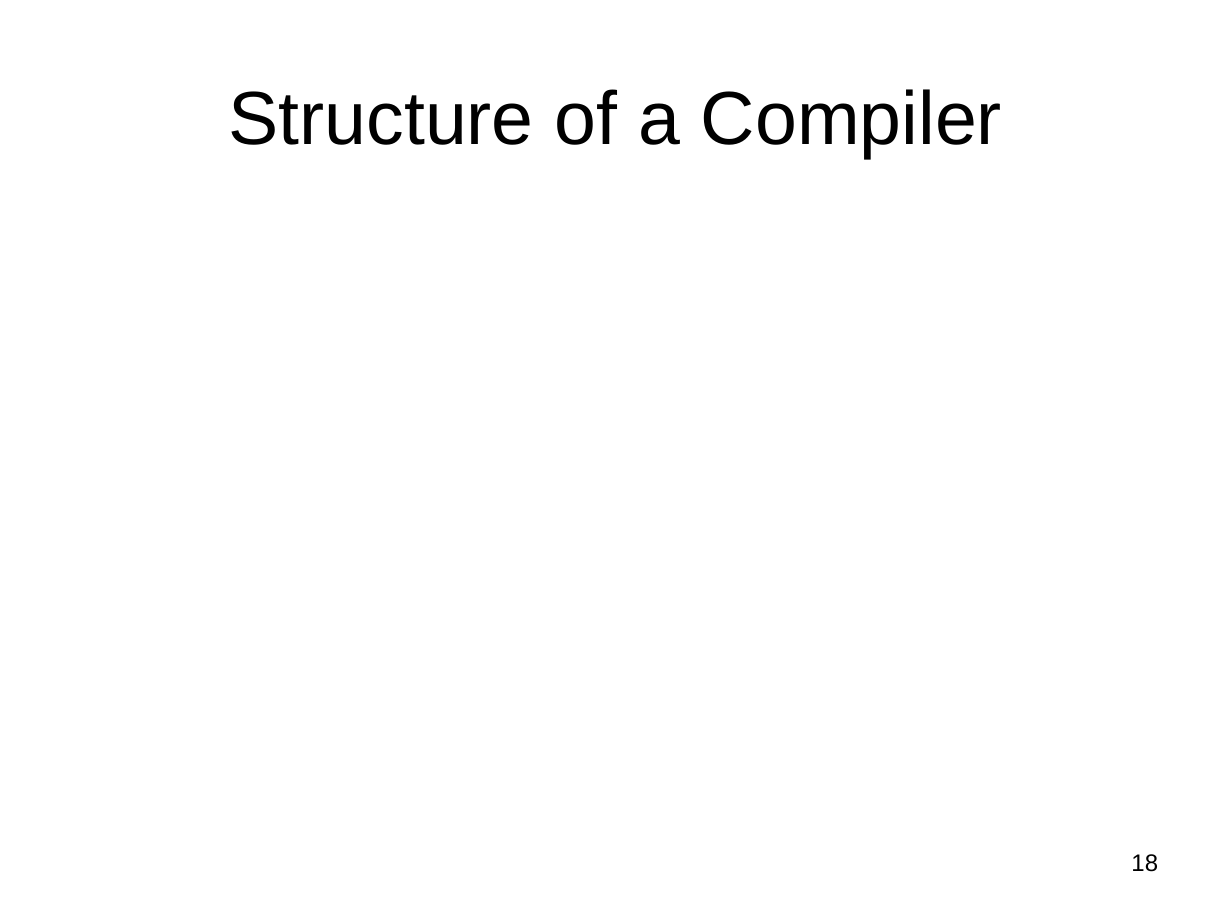
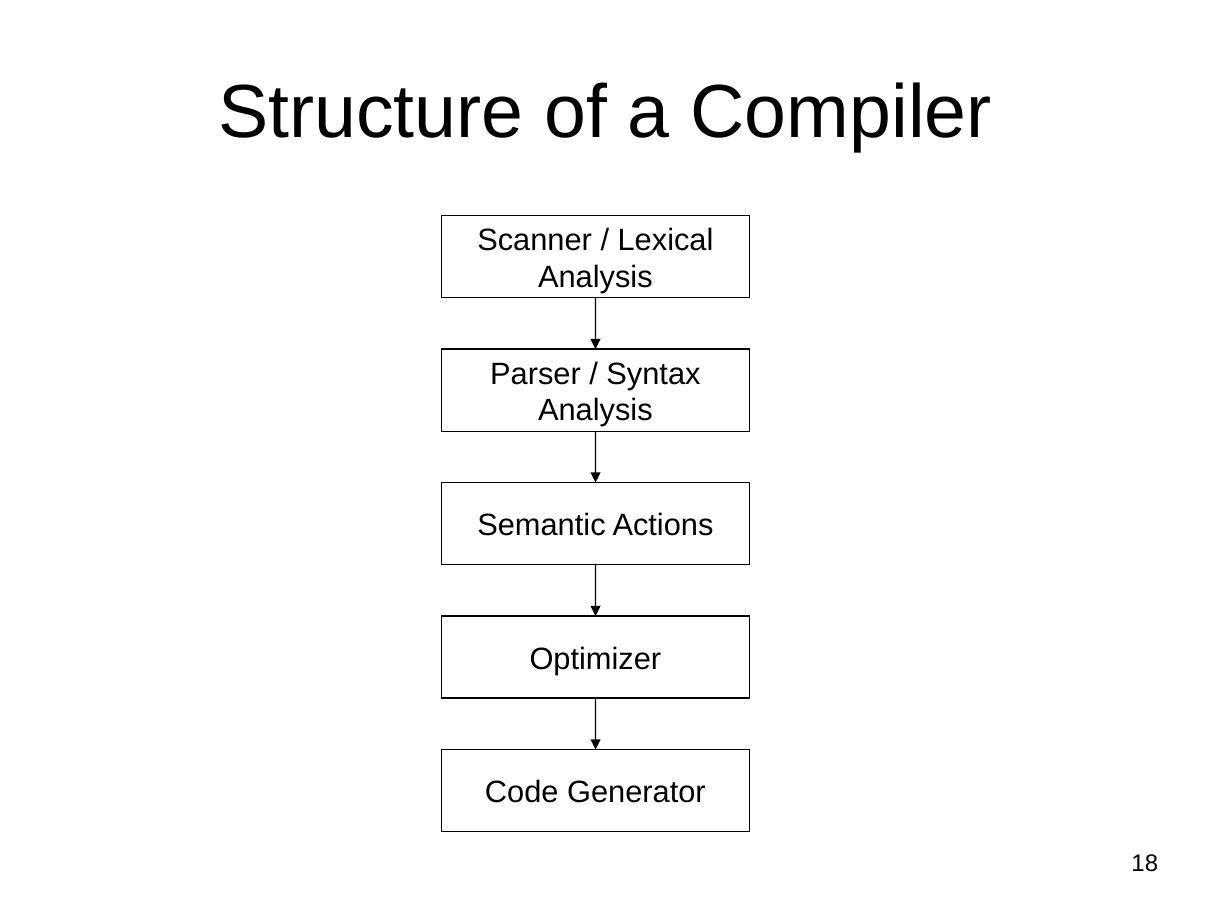
Before and after one commit to Hegden/hegden.github.io, a slide deck: slide 18 of cs406/slides/week1.ppt. Drawn at 1232x924 pixels with LibreOffice and Linux fonts; fonts in the diff are those of the drawing. Boxes give left, top, right and bottom in pixels: in the first picture for what was removed or moved away, otherwise in the second. Text is boxed around its words. In the diff, an @@ line names an element or a change of style, - is before the commit and + after.

```diff
--- a/cs406/slides/week1.ppt
+++ b/cs406/slides/week1.ppt
@@ title "Structure of a Compiler": place and size @@
-title "Structure of a Compiler" at [229, 89, 1002, 158]
+title "Structure of a Compiler" at [218, 82, 992, 152]
@@ rectangle added at [441, 216, 749, 298], outline #000000 0.74 pt, 18 pt, text #000000 @@
+Scanner / Lexical Analysis
@@ arrow added from (595, 298) to (595, 349), #000000 0.74 pt @@
@@ rectangle added at [441, 349, 749, 431], outline #000000 0.74 pt, 18 pt, text #000000 @@
+Parser / Syntax Analysis
@@ arrow added from (595, 431) to (595, 483), #000000 0.74 pt @@
@@ rectangle added at [441, 483, 749, 565], outline #000000 0.74 pt, 18 pt, text #000000 @@
+Semantic Actions
@@ arrow added from (595, 564) to (595, 616), #000000 0.74 pt @@
@@ rectangle added at [441, 616, 749, 699], outline #000000 0.74 pt, 18 pt, text #000000 @@
+Optimizer
@@ arrow added from (595, 699) to (595, 749), #000000 0.74 pt @@
@@ rectangle added at [441, 749, 749, 832], outline #000000 0.74 pt, 18 pt, text #000000 @@
+Code Generator
```
Also in this commit, not shown: 26 slides added.
